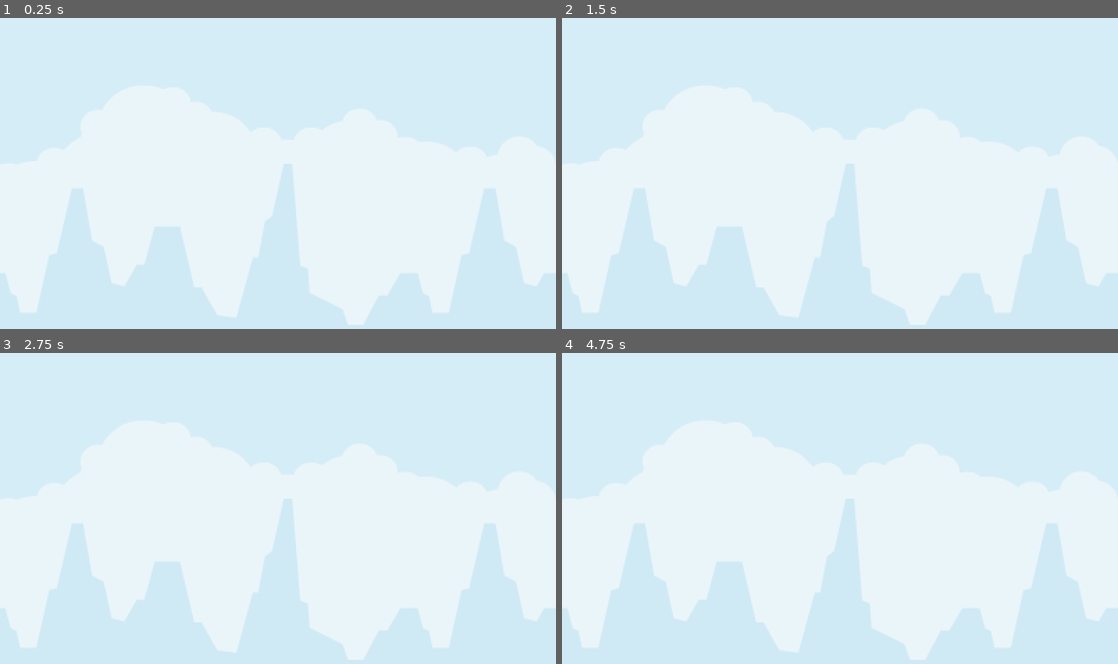
Above: before the commit, frames 1-4 (two rows, left to right).
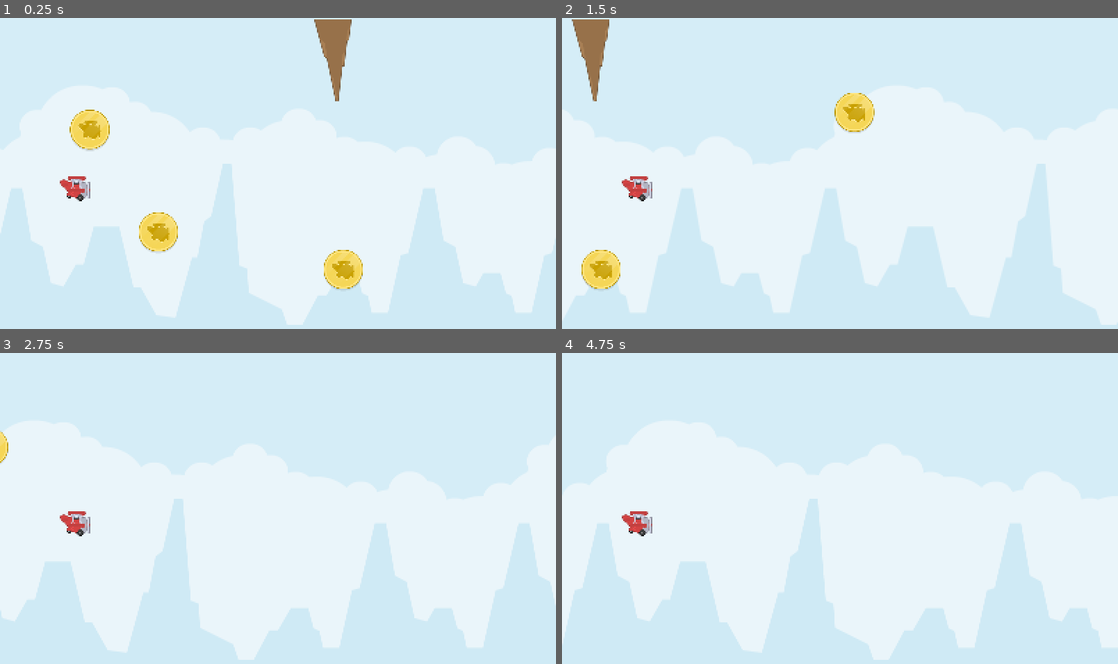
Above: after the commit, the same moments.

Repository: The-Retro-Agenda/TappyPlane
Game: Godot game, scene res://main.tscn
Two runs of this game, one before a commit and one after it. Both use one fixed random seed, a clock stepped at 60 frames per second and the inputs below.
Inputs:
- Up to frame 1 (0.25 s): no input
- Up to frame 2 (1.5 s): no input
- Up to frame 3 (2.75 s): no input
- Up to frame 4 (4.75 s): no input

The runs differ from the first frame. In frame 1, 20% of the frame differs, in the area x 0-100%, y 0-99%; in frame 2, 15%; in frame 3, 13%; in frame 4, 16%.

Commit message:
Adding scrolling and dynamic groups

Diff:
--- /dev/null
+++ b/background.gd
@@ -0,0 +1,6 @@
+extends Node2D
+
+func _process(delta: float) -> void:
+
+	if (position.x <= -1600):
+		position.x = 0
--- /dev/null
+++ b/main.gd
@@ -0,0 +1,7 @@
+extends Node
+
+var dynamicObjectSpeed : int = 700
+
+func _process(delta: float) -> void:
+	for dynamic_object in get_tree().get_nodes_in_group("DynamicObject"):
+		dynamic_object.position.x -= delta * dynamicObjectSpeed
--- a/main.tscn
+++ b/main.tscn
@@ -1,12 +1,19 @@
-[gd_scene load_steps=2 format=3 uid="uid://dhcbj1jjilqqy"]
+[gd_scene load_steps=7 format=3 uid="uid://dhcbj1jjilqqy"]
 
+[ext_resource type="Script" uid="uid://c3jtcvuuejvbj" path="res://background.gd" id="1_0xm2m"]
+[ext_resource type="Script" uid="uid://br6x25rwpme8n" path="res://main.gd" id="1_h2yge"]
 [ext_resource type="Texture2D" uid="uid://ypn16s4ev6cn" path="res://Assets-TappyPlane/Background.png" id="1_ig7tw"]
+[ext_resource type="Texture2D" uid="uid://dpcbckrlfao44" path="res://Assets-TappyPlane/Obstacle.png" id="4_lquwl"]
+[ext_resource type="Texture2D" uid="uid://lvxn0f7cff4n" path="res://Assets-TappyPlane/Coin.png" id="5_7mycd"]
+[ext_resource type="Texture2D" uid="uid://ciguc3vpxdvg7" path="res://Assets-TappyPlane/Player.png" id="6_7mycd"]
 
 [node name="Main" type="Node"]
+script = ExtResource("1_h2yge")
 
-[node name="Background" type="Node2D" parent="."]
+[node name="Background" type="Node2D" parent="." groups=["DynamicObject"]]
 position = Vector2(0, 480)
 scale = Vector2(2, 2)
+script = ExtResource("1_0xm2m")
 
 [node name="Background" type="Sprite2D" parent="Background"]
 position = Vector2(400, 0)
@@ -15,3 +22,27 @@
 [node name="Background2" type="Sprite2D" parent="Background"]
 position = Vector2(1200, 0)
 texture = ExtResource("1_ig7tw")
+
+[node name="Obstacle" type="Sprite2D" parent="." groups=["DynamicObject"]]
+position = Vector2(1133, 122)
+texture = ExtResource("4_lquwl")
+
+[node name="Coin" type="Sprite2D" parent="." groups=["DynamicObject"]]
+position = Vector2(631, 619)
+texture = ExtResource("5_7mycd")
+
+[node name="Coin2" type="Sprite2D" parent="." groups=["DynamicObject"]]
+position = Vector2(434, 324)
+texture = ExtResource("5_7mycd")
+
+[node name="Coin3" type="Sprite2D" parent="." groups=["DynamicObject"]]
+position = Vector2(1163, 727)
+texture = ExtResource("5_7mycd")
+
+[node name="Coin4" type="Sprite2D" parent="." groups=["DynamicObject"]]
+position = Vector2(1892, 274)
+texture = ExtResource("5_7mycd")
+
+[node name="Player" type="Sprite2D" parent="."]
+position = Vector2(217, 491)
+texture = ExtResource("6_7mycd")
--- a/project.godot
+++ b/project.godot
@@ -19,6 +19,8 @@
 
 window/size/viewport_width=1600
 window/size/viewport_height=960
+window/size/window_width_override=1024
+window/size/window_height_override=720
 window/stretch/mode="canvas_items"
 
 [dotnet]
Not shown, added: background.gd.uid
Not shown, added: main.gd.uid
